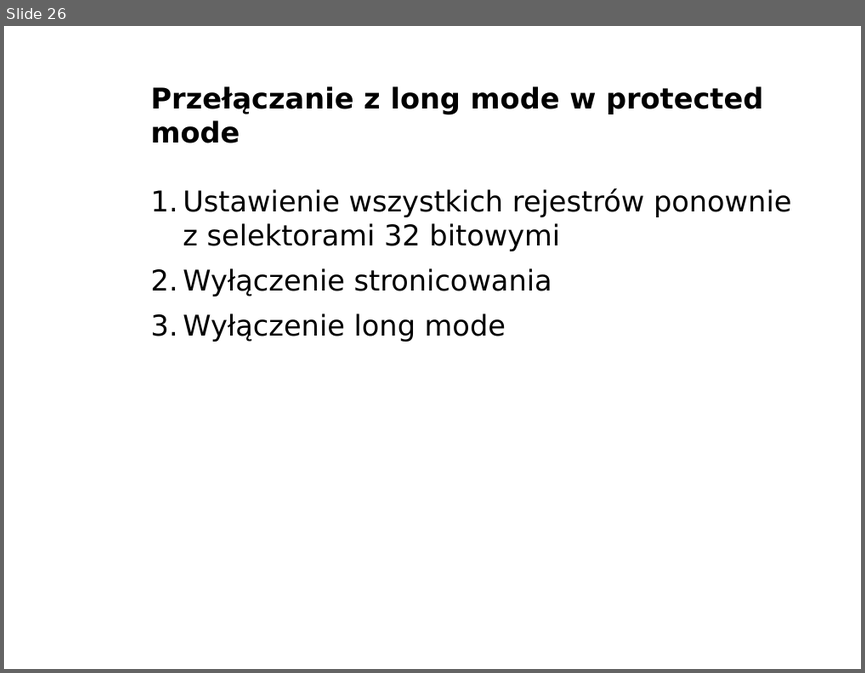
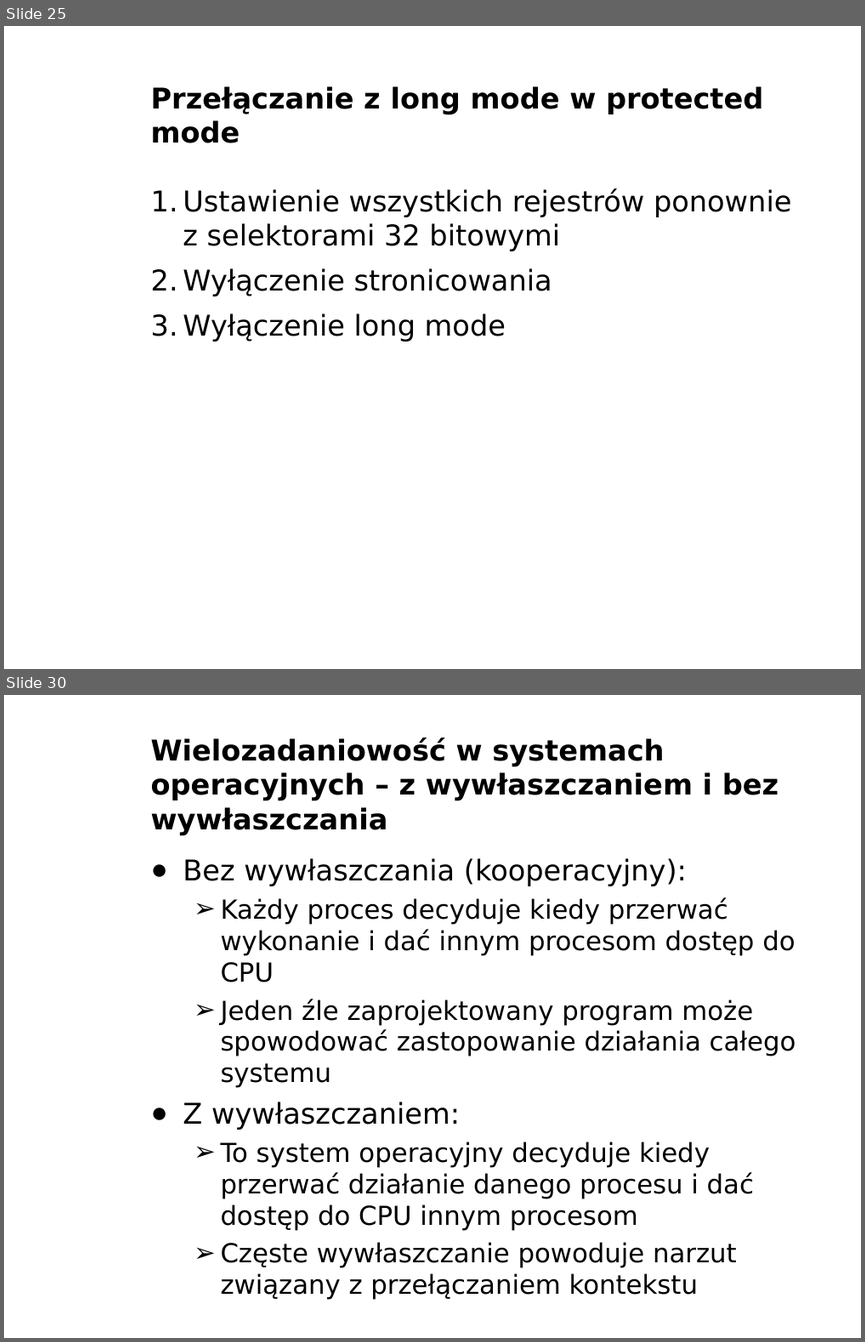
Before and after one commit to bercik/pn_prezentacja, a slide deck: robert/prezentacja.odp. Shown one above the other, each under a label of ours: slide 26 before the commit, slides 25 and 30 after it; the slides between them are not shown. The pictures are 865x673 and 865x1342 pixels, drawn with LibreOffice and Linux fonts; fonts in the diff are those of the drawing; background and template pictures are left out. Boxes give left, top, right and bottom in pixels: in the first picture for what was removed or moved away, otherwise in the second. Text is boxed around its words. In the diff, an @@ line names an element or a change of style, - is before the commit and + after.

```diff
--- a/robert/prezentacja.odp
+++ b/robert/prezentacja.odp
@@ slide 30 added at bbox=[4, 695, 861, 1338], background picture (left out) @@
@@ title added at bbox=[151, 737, 778, 835], 24 pt, text #000000, bold @@
+Wielozadaniowość w systemach operacyjnych – z wywłaszczaniem i bez wywłaszczania
@@ text added at bbox=[182, 858, 796, 1268], 22 pt, text #000000 @@
+● Bez wywłaszczania (kooperacyjny):
+  ➢ Każdy proces decyduje kiedy przerwać wykonanie i dać innym procesom dostęp do CPU
+  ➢ Jeden źle zaprojektowany program może spowodować zastopowanie działania całego systemu
+● Z wywłaszczaniem:
+  ➢ To system operacyjny decyduje kiedy przerwać działanie danego procesu i dać dostęp do CPU innym procesom
+  ➢ Częste wywłaszczanie powoduje narzut związany z przełączaniem kontekstu
@@ text added at bbox=[720, 1315, 861, 1338], 11 pt, text #FFFFFF, bold @@
+www.agh.edu.pl
@@ what was slide 26 is now slide 25 @@
```
Also in this commit, not shown: 1 slide changed, 11 other slides added, 3 other files.
